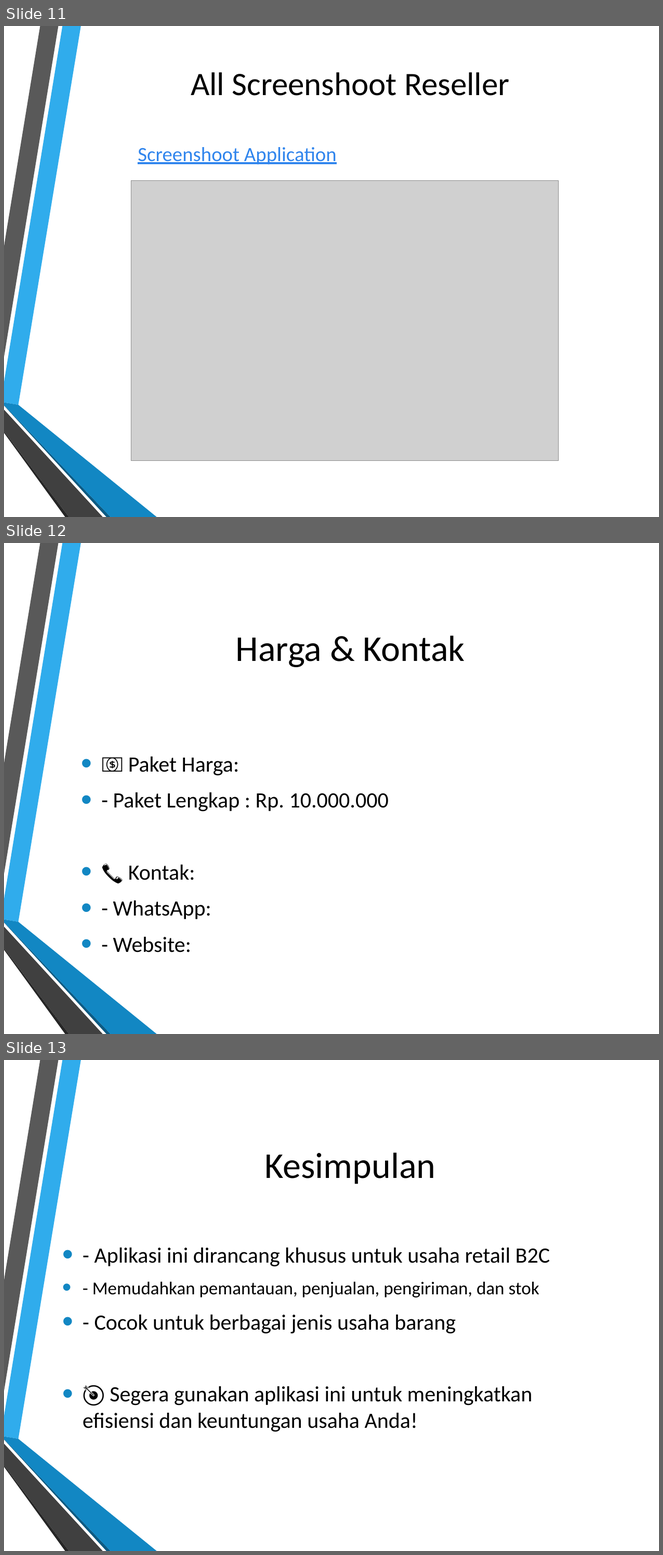
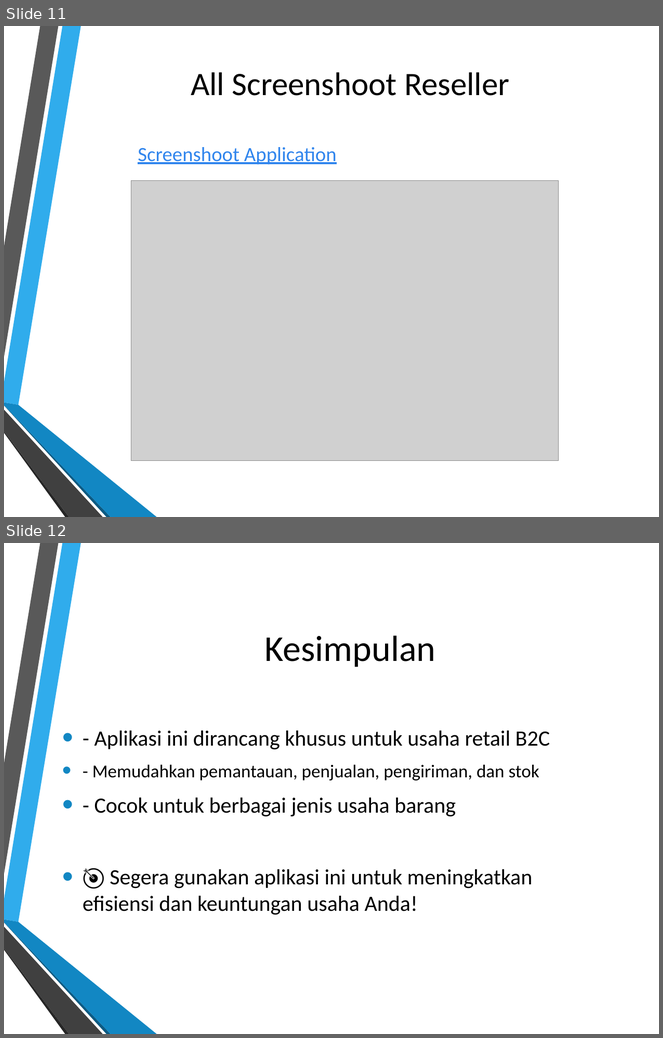
Before and after one commit to dendie-sanjaya/sbiz, a slide deck: presentation/slide-presentation.pptx. Shown one above the other, each under a label of ours: slides 11, 12 and 13 before the commit, slides 11 and 12 after it. The pictures are 663x1555 and 663x1038 pixels, drawn with LibreOffice and Linux fonts; fonts in the diff are those of the drawing; grey boxes stand for pictures; background and template pictures are left out. Boxes give left, top, right and bottom in pixels: in the first picture for what was removed or moved away, otherwise in the second. Text is boxed around its words. In the diff, an @@ line names an element or a change of style, - is before the commit and + after.

Commit message:
update slide presetation

```diff
--- a/presentation/slide-presentation.pptx
+++ b/presentation/slide-presentation.pptx
@@ slide 12 removed at bbox=[4, 543, 659, 1034], background picture (left out); not listed: 6 template elements that a slide beside it also shows @@
@@ title removed at bbox=[236, 636, 465, 667] @@
-Harga & Kontak
@@ text removed at bbox=[113, 756, 389, 953] @@
-• 💵 Paket Harga:
-• - Paket Lengkap : Rp. 10.000.000
-• 📞 Kontak:
-• - WhatsApp:
-• - Website:
@@ what was slide 13 is now slide 12 @@
```
Also in this commit, not shown: 1 other file.
